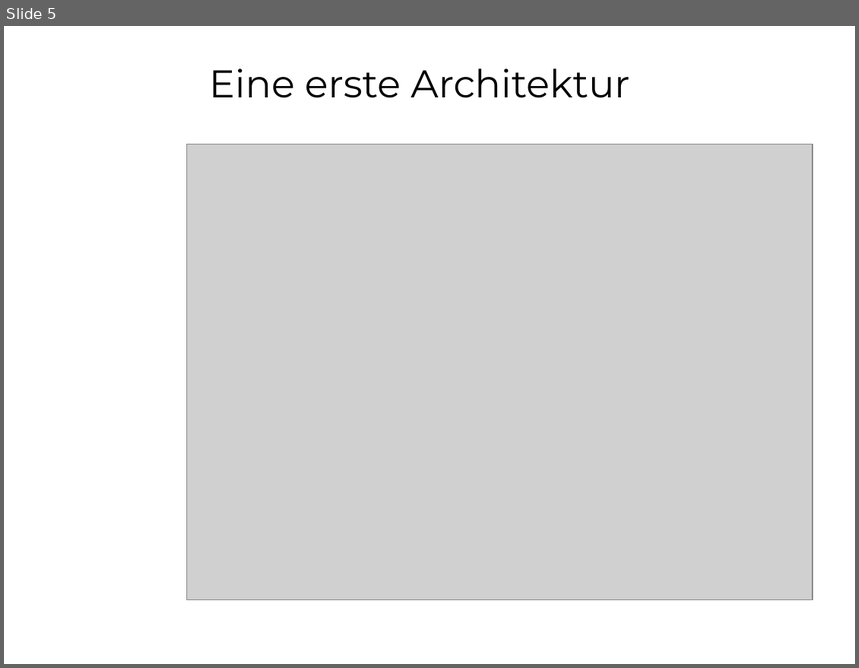
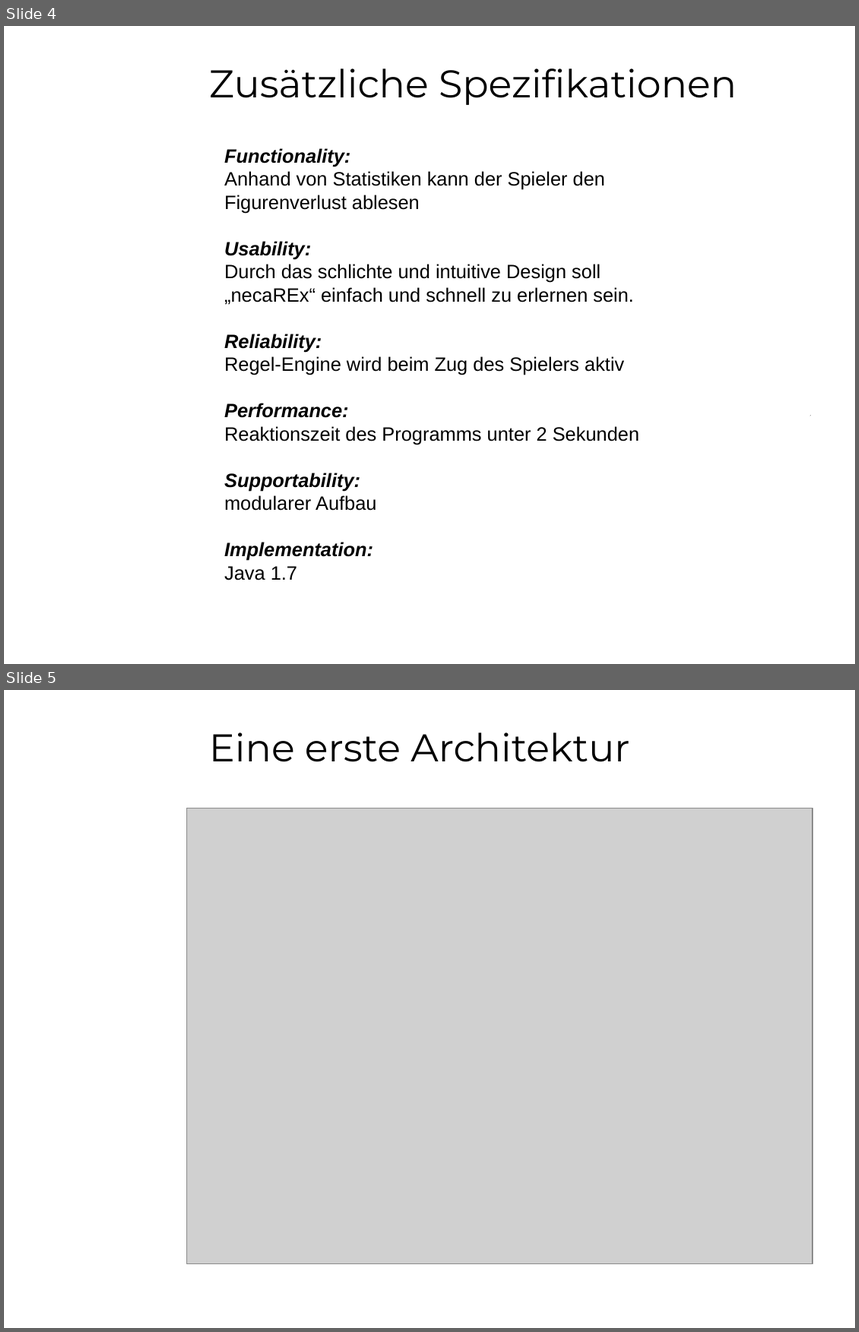
Before and after one commit to sprengmeister/IT10-t_SWE1_chess, a slide deck: Planung/Elaboration/elaboration.ppt. Shown one above the other, each under a label of ours: slide 5 before the commit, slides 4 and 5 after it. The pictures are 859x668 and 859x1332 pixels, drawn with LibreOffice and Linux fonts; fonts in the diff are those of the drawing; grey boxes stand for pictures; background and template pictures are left out. Boxes give left, top, right and bottom in pixels: in the first picture for what was removed or moved away, otherwise in the second. Text is boxed around its words. In the diff, an @@ line names an element or a change of style, - is before the commit and + after.

```diff
--- a/Planung/Elaboration/elaboration.ppt
+++ b/Planung/Elaboration/elaboration.ppt
@@ slide 4 added at <box>4,26,855,664</box>, background picture (left out) @@
@@ text added at <box>209,69,737,105</box>, 36 pt, text #000000 @@
+Zusätzliche Spezifikationen
@@ text added at <box>224,148,639,581</box>, 18 pt, text #000000 @@
+Functionality:
+Anhand von Statistiken kann der Spieler den Figurenverlust ablesen
+Usability:
+Durch das schlichte und intuitive Design soll „necaREx“ einfach und schnell zu erlernen sein.
+Reliability:
+Regel-Engine wird beim Zug des Spielers aktiv
+Performance:
+Reaktionszeit des Programms unter 2 Sekunden
+Supportability:
+modularer Aufbau
+Implementation:
+Java 1.7
@@ line added from (810, 416) to (811, 416), #000000 0.74 pt @@
```
Also in this commit, not shown: 1 slide changed, 1 slide removed.
